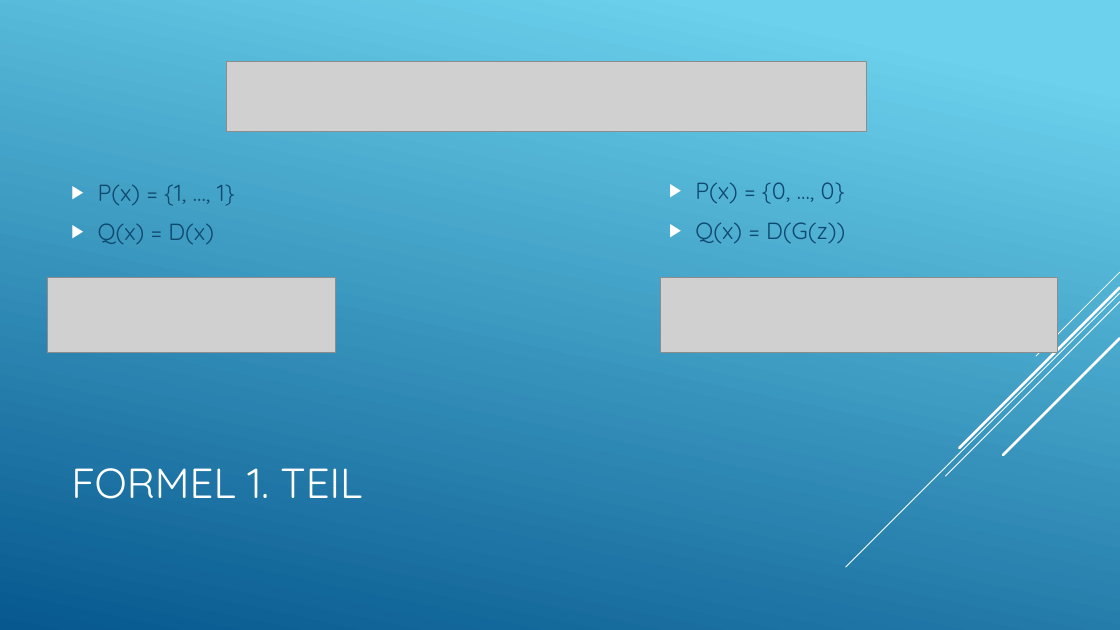
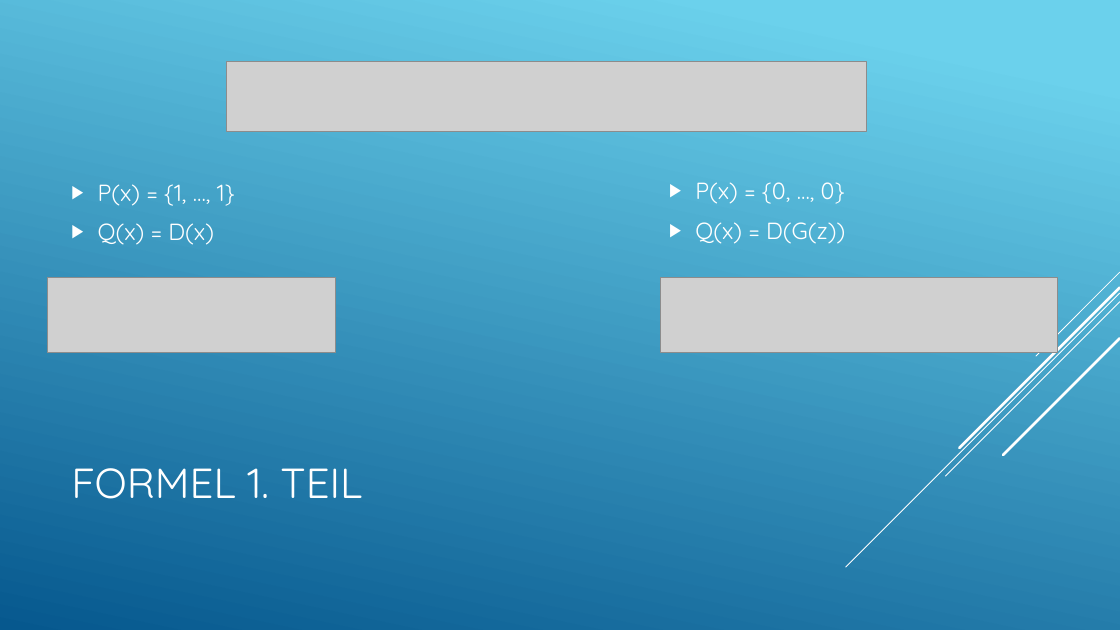
Before and after one commit to LucaRitz/informatik_seminar_gan, a slide deck: slide 17 of GAN.pptx. Drawn at 1120x630 pixels with LibreOffice and Linux fonts; fonts in the diff are those of the drawing; grey boxes stand for pictures. Boxes give left, top, right and bottom in pixels: in the first picture for what was removed or moved away, otherwise in the second. Text is boxed around its words. In the diff, an @@ line names an element or a change of style, - is before the commit and + after.

```diff
--- a/GAN.pptx
+++ b/GAN.pptx
@@ text "P(x) = {1, …, 1}" at <box>98,184,235,245</box>: text colour #0F496F to #FFFFFF @@
@@ text "P(x) = {0, …, 0}" at <box>695,182,845,244</box>: text colour #0F496F to #FFFFFF @@
```
Also in this commit, not shown: 10 other slides changed.
